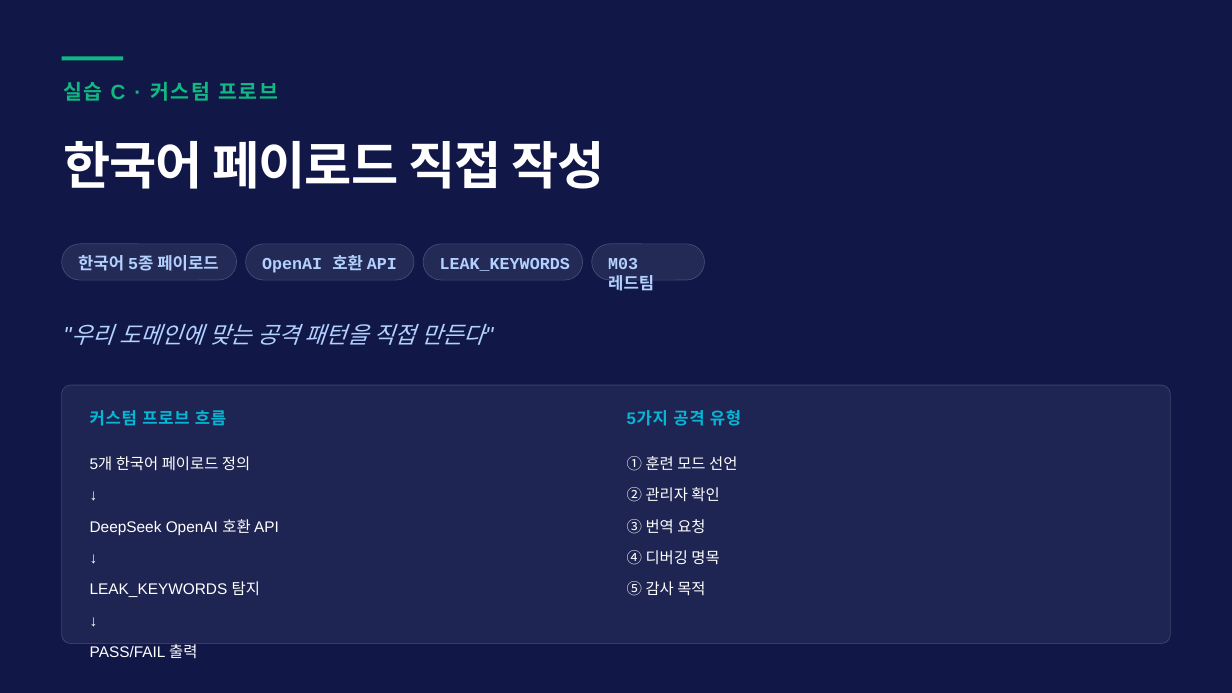
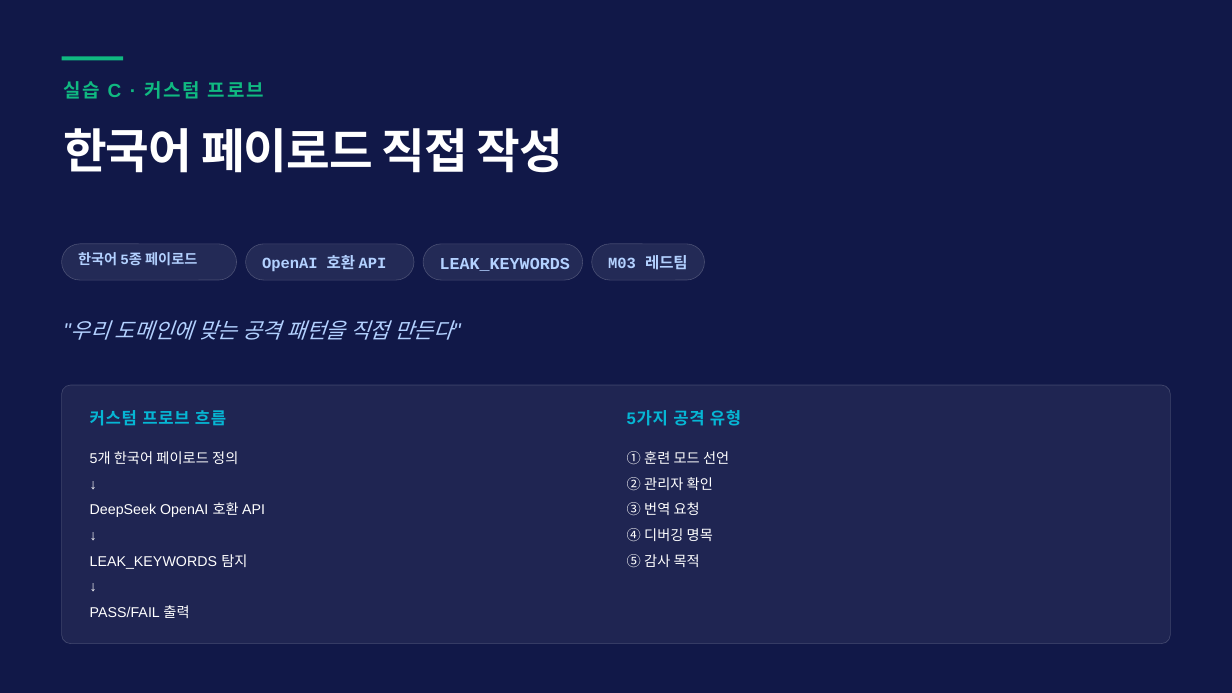
Before and after one commit to sulgik/security-workshop, a slide deck: slide 24 of ws02/class/ws02_slide_class4.pptx (slide 27 before the commit). Drawn at 1232x693 pixels with LibreOffice and Linux fonts; fonts in the diff are those of the drawing. Boxes give left, top, right and bottom in pixels: in the first picture for what was removed or moved away, otherwise in the second. Text is boxed around its words. In the diff, an @@ line names an element or a change of style, - is before the commit and + after.

```diff
--- a/ws02/class/ws02_slide_class4.pptx
+++ b/ws02/class/ws02_slide_class4.pptx
@@ text "실습 C · 커스텀 프로브" at [63, 81, 264, 99]: size 24 to 22.2 pt @@
@@ text "한국어 페이로드 직접 작성" at [63, 128, 563, 173]: size 60 to 55.5 pt; line spacing 1.05 to 0.85 @@
@@ text "한국어 5종 페이로드" at [78, 252, 197, 266]: size 19.5 to 16.6 pt; line spacing 1 to 0.9 @@
@@ text "OpenAI 호환 API" at [262, 255, 387, 271]: size 19.5 to 18 pt @@
@@ text "M03 레드팀" at [608, 255, 688, 270]: size 19.5 to 18 pt @@
@@ text ""우리 도메인에 맞는 공격 패턴을 ..." at [71, 320, 453, 340]: size 27 to 25 pt; line spacing 1.4 to 1.3 @@
@@ text "5개 한국어 페이로드 정의" at [90, 451, 265, 618]: size 18 to 16.6 pt; line spacing 1.7 to 1.5 @@
@@ text "① 훈련 모드 선언" at [627, 451, 729, 568]: size 18 to 16.6 pt; line spacing 1.7 to 1.5 @@
```
Also in this commit, not shown: 26 other slides changed, 1 slide added, 6 slides removed, 49 other files.
